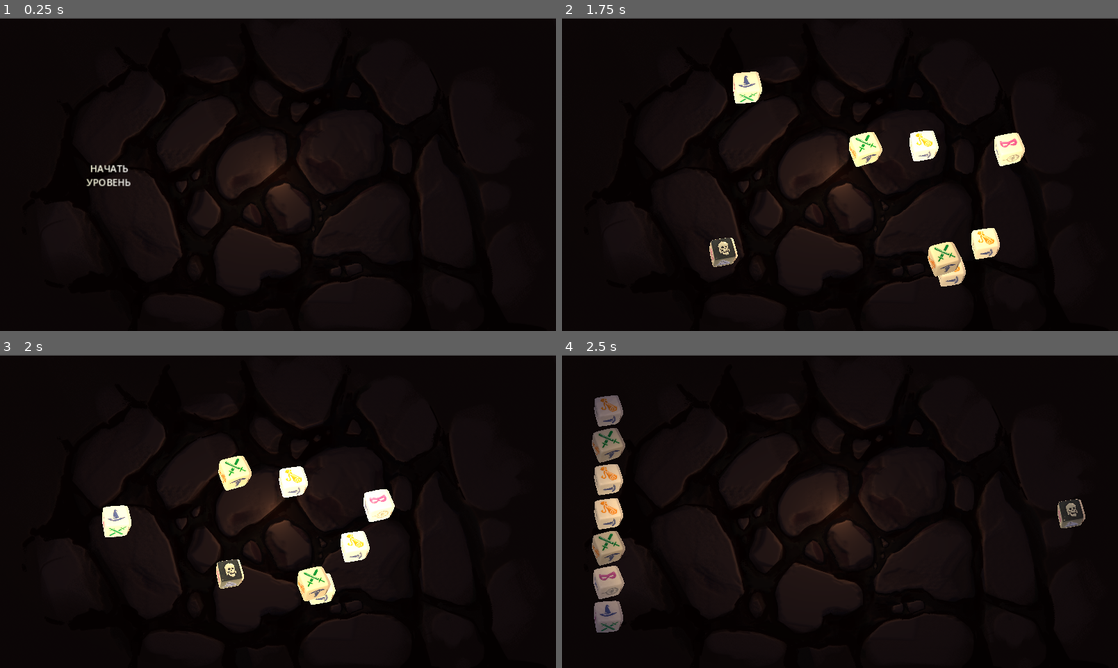
Above: before the commit, frames 1-4 (two rows, left to right).
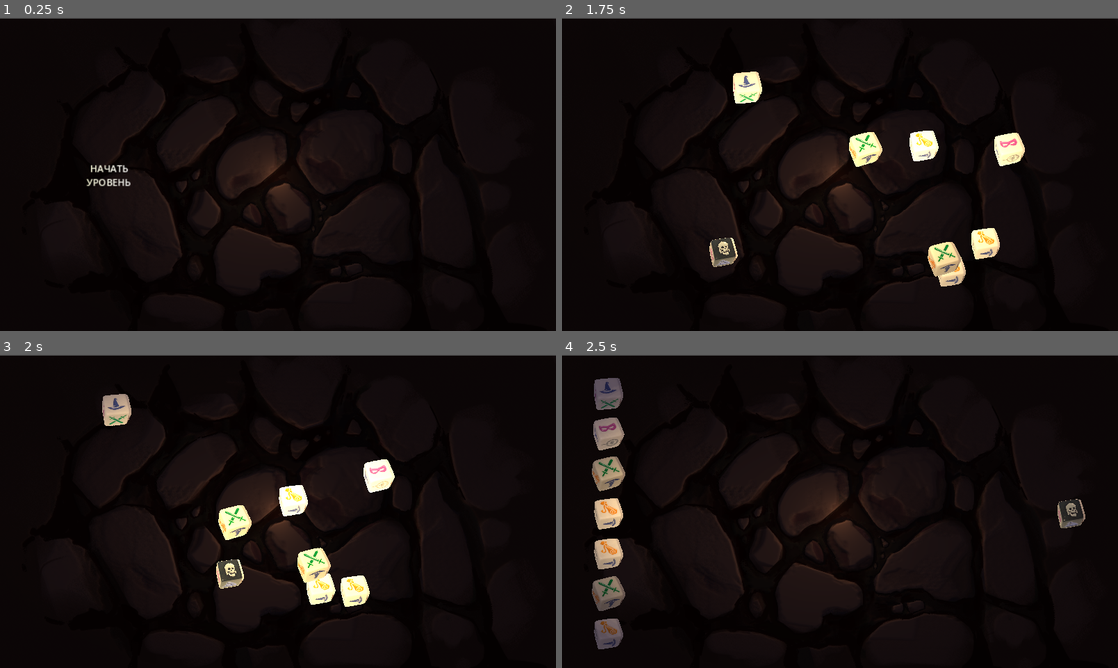
Above: after the commit, the same moments.

Repository: GladiolusBlue/Treasure_Chest
Game: Godot game, scene res://Scenes/Сцена для проверок рисования.tscn
Same seed, same stepped clock (60 frames per second), same inputs: the game is played once before the commit and once after it. The engine's default icon, where the game draws it, is replaced by a stand-in: a white triangle on a blue panel in a dark square.
Inputs:
- Up to frame 1 (0.25 s): no input
- Up to frame 2 (1.75 s): click "НАЧАТЬ УРОВЕНЬ" at 0.5 s
- Up to frame 3 (2 s): no input
- Up to frame 4 (2.5 s): no input

Frames 1-2 are identical in both runs. In frame 3, 5.1% of the frame differs, in the area x 18-71%, y 12-81%; in frame 4, 3.1%.

Commit message:
пофиксил множественное поражение врага

Diff:
--- a/Scenes/dice_enemi.tscn
+++ b/Scenes/dice_enemi.tscn
@@ -120,7 +120,7 @@
 
 
 # Called every frame. 'delta' is the elapsed time since the previous frame.
-#@warning_ignore(\"unused_parameter\")
+@warning_ignore(\"unused_parameter\")
 func _process(delta):
 	pass
 
--- a/Scenes/dice_player.tscn
+++ b/Scenes/dice_player.tscn
@@ -120,7 +120,7 @@
 
 
 # Called every frame. 'delta' is the elapsed time since the previous frame.
-#@warning_ignore(\"unused_parameter\")
+@warning_ignore(\"unused_parameter\")
 func _process(delta):
 	pass
 
--- a/Scripts/Main.gd
+++ b/Scripts/Main.gd
@@ -4,8 +4,7 @@
 #var cube = 0
 var nam_dc = 1 # количество черных кубиков
 #var b = 0
-var diff = start_pos/6*2
-const  start_pos = -600 # половина ширины расстановки кубиков игрока
+
 #var Dicename = []
 #var name_dice = 0
 var level = 1 # уровени подземелья
@@ -38,8 +37,8 @@
 	pass
 
 
-# функция рандомного разбрасывания кубиков по полю
-func rndbynoove(locatarr):
+
+func rndbynoove(locatarr):# функция рандомного разбрасывания кубиков по полю
 	var x = 0
 	var y = 0
 	var cubesize = 100
@@ -70,13 +69,14 @@
 	$"start level".visible = false
 	$"leave_level".visible = false
 	$Reroll.visible = false
+	const  start_pos = 700
 	enemi_arrey.clear()
 	pleer_arrey.clear()
 	pleer_batt_arrey.clear()
 	enemi_batt_arrey.clear()
 	var start_pos_p = start_pos
-
-	var start_pos_e = (level-1) * diff / 2
+	var diff = start_pos/3.0 # половина ширины расстановки кубиков игрока
+	var start_pos_e = (level-1) * diff/2
 	var locationscube: Array = [[0, 0]]
 	if level_started == 0:
 		cast_white(locationscube,start_pos_p,diff)
@@ -85,7 +85,7 @@
 		cast_dark(locationscube,start_pos_e,diff)
 
 
-func cast_white(locationscube,start_pos_p,diff):
+func cast_white(locationscube,start_pos_p,dif): #расчет броска белого кубика
 	for i in range($WhiteCubes.get_child_count()):
 			var Dices = $WhiteCubes.get_child(i)
 			var cube = Dices.get_child(0)
@@ -96,11 +96,11 @@
 			var m = -1350
 			Dices.visible = true
 			cube.fall_dice(x,y,m,n,i)
-			start_pos_p = start_pos_p-diff
+			start_pos_p = start_pos_p-dif
 			level_started = 1
 
 
-func cast_dark(locationscube,start_pos_e,diff):
+func cast_dark(locationscube,start_pos_e,dif): #расчет броска черного кубика
 	for i in range($DarkCubes.get_child_count()):
 			var Dices = $DarkCubes.get_child(i)
 			var cube = Dices.get_child(0)
@@ -113,7 +113,7 @@
 			if i < nam_dc:
 				Dices.visible = true
 				cube.fall_dice(x,y,m,n,i)
-				start_pos_e = start_pos_e-diff
+				start_pos_e = start_pos_e-dif
 
 
 @warning_ignore("unused_parameter")
@@ -131,9 +131,9 @@
 	level_started = 0
 	for i in range($WhiteCubes.get_child_count()):
 			var Dices = $WhiteCubes.get_child(i)
-			var cube = Dices.get_child(0)
+			#var cube = Dices.get_child(0)
 			Dices.visible = false
-	print(enemi_arrey)
+	#print(enemi_arrey)
 	pass # Replace with function body.
 
 
@@ -145,6 +145,7 @@
 
 
 func buttle(): # функция бой
+
 	var p = pleer_batt_arrey[0][0]
 	var Dices_p = $WhiteCubes.get_child(p)
 	Dices_p.visible = false
@@ -162,91 +163,162 @@
 		$"start level".visible = true
 		$Reroll.visible = false
 		level += 1
-		for i in range($WhiteCubes.get_child_count()):
+		for i in range($WhiteCubes.get_child_count()): #передаём оставшимся кубикам сброс
 			var Dices = $WhiteCubes.get_child(i)
 			var cube = Dices.get_child(0)
 			cube._on_button_pressed(1)
 		#print(e,"  ",p,"  ",enemi_batt_arrey,"  ",enemi_arrey,"  ",pleer_arrey,"  ",pleer_batt_arrey)
 	elif enemi_batt_arrey.size() > 0 and pleer_batt_arrey.size() == 0:
-		for i in range($DarkCubes.get_child_count()):
+		for i in range($DarkCubes.get_child_count()): #передаём оставшимся кубикам сброс
 			var Dices = $DarkCubes.get_child(i)
 			var cube = Dices.get_child(0)
 			cube._on_button_pressed(1)
 	elif pleer_batt_arrey.size() > 0:
 		buttle()
 	else:
+		print("ошибка боя")
 		pass
-
-func _on_reroll_pressed():
+	rol = 0
+
+func Checking_iden_enemi(_i,_name_p,_name_e,_xy): #проверка на одинаковых противников
+	var num = 0
+	if (_name_p == "Cleric" or _name_p == "Guardian") and _name_e == "Skeleton":
+		num = 0
+		for _namee in enemi_arrey:
+			if _namee[1] == "Skeleton":
+				pleer_batt_arrey.append([_i,_name_p,_xy])
+				enemi_batt_arrey.append([num,_name_e,_xy])
+				num += 1
+			else:
+				num += 1
+	elif (_name_p == "Magican" or _name_p == "Guardian") and _name_e == "Slime":
+		num = 0
+		for _namee in enemi_arrey:
+			if _namee[1] == "Slime":
+				pleer_batt_arrey.append([_i,_name_p,_xy])
+				enemi_batt_arrey.append([num,_name_e,_xy])
+				num += 1
+			else:
+				num += 1
+	elif (_name_p == "Warrior" or _name_p == "Guardian") and _name_e == "Goblin":
+		num = 0
+		for _namee in enemi_arrey:
+			if _namee[1] == "Goblin":
+				pleer_batt_arrey.append([_i,_name_p,_xy])
+				enemi_batt_arrey.append([num,_name_e,_xy])
+				num += 1
+			else:
+				num += 1
+	elif (_name_p == "Thief" or _name_p == "Guardian") and _name_e == "Chest":
+		num = 0
+		for _namee in enemi_arrey:
+			if _namee[1] == "Chest":
+				pleer_batt_arrey.append([_i,_name_p,_xy])
+				enemi_batt_arrey.append([num,_name_e,_xy])
+				num += 1
+			else:
+				num += 1
+	else:
+		pleer_batt_arrey.append([_i,_name_p,_xy])
+		#enemi_batt_arrey.append([_i,_name_e,_xy])
+	print (pleer_batt_arrey," ",enemi_batt_arrey)
+	#checking_battle()
+
+	#pass
+
+
+func _on_reroll_pressed(): # функция по нажатию кнопки перебросить
 	for i in pleer_batt_arrey:
 		var p = i[0]
-		var name = i[1]
+		var _name = i[1]
 		var Dices_p = $WhiteCubes.get_child(p)
 		var xy = i[2]
 		var n = xy[1]
 		var m = xy[0]
-		print(p," ",m," ",n," ",rol," ",)
+		#print(p," ",m," ",n," ",rol," ",)
 		var cube_p = Dices_p.get_child(0)
-		if name == "reroll":
+		if _name == "reroll":
 			Dices_p.visible = false
 		else :
-			cube_p.fall_dice(0,0,m,n,p)
+			cube_p.fall_dice(m,n,m,n,p)
 			cube_p._on_button_pressed(1)
 	for i in enemi_batt_arrey:
 		var e = i[0]
-		var name = i[1]
+		var _name = i[1]
 		var Dices_e = $DarkCubes.get_child(e)
 		var xy = i[2]
 		var n = xy[1]
 		var m = xy[0]
 		var cube_e = Dices_e.get_child(0)
-		if name == "Dragon":
+		if _name == "Dragon":
 			cube_e._on_button_pressed(1)
 			pass
 		else :
-			cube_e.fall_dice(0,0,m,n,e)
+			cube_e.fall_dice(m,n,m,n,e)
 			cube_e._on_button_pressed(1)
-	print(pleer_batt_arrey," ",enemi_batt_arrey," "," ",rol," ",)
+	#print(pleer_batt_arrey,"-",enemi_batt_arrey,"-","-",rol," ",)
 	enemi_batt_arrey.clear()
 	pleer_batt_arrey.clear()
 	$Reroll.visible = false
+	$battle.visible = false
 	rol = 0
 	pass # Replace with function body.
 
 
 var enemi_arrey : Array = []
-func next_e(i,name): # функция записи общего списка врагов
-	enemi_arrey.append([i,name])
+func next_e(i,_name): # функция записи общего списка врагов
+	enemi_arrey.append([i,_name])
 	#print("выпал враг","-",x,"-",y," ",enemi_arrey," ",level,nam_dc)
 
 
 var pleer_arrey: Array = []
-func next_p(i,name):# функция записи общего списка игроков
-	pleer_arrey.append([i,name])
+func next_p(i,_name):# функция записи общего списка игроков
+	pleer_arrey.append([i,_name])
 	#print("выпал игрок","-",x,"-",y)
+
 
 var rol = 0
 var pleer_batt_arrey: Array = []
-func next_clic_p(i,name,xy): # функция по нажатию на игрока
-	if name == "Scroll" and rol == 0:
+func next_clic_p(i,_name,xy): # функция по нажатию на игрока
+	if _name == "Scroll" and rol == 0:
 		pleer_batt_arrey.append([i,"reroll",xy])
 		$Reroll.visible = true
 		rol = 1
+	elif enemi_batt_arrey.size() > 0:# and pleer_batt_arrey.size() >= enemi_batt_arrey.size():
+		#pleer_batt_arrey.append([i,_name,xy])
+		var a = pleer_batt_arrey.size()
+		var b = a-1
+		var e_name = enemi_batt_arrey[b][1]
+		Checking_iden_enemi(i,_name,e_name,xy)
+		#print("test p",e_name,a)
 	else:
-		pleer_batt_arrey.append([i,name,xy])
+		pleer_batt_arrey.append([i,_name,xy])
 	checking_battle()
+
 	#print("нажат игрок","-",i,"-",name," ",xy)
 
 
 var enemi_batt_arrey: Array = []
-func next_clic_e(i,name,xy): # функция по нажатию на противника
-	enemi_batt_arrey.append([i,name,xy])
+func next_clic_e(i,_name,xy):
+	if _name == "Dragon" and rol == 0:
+		enemi_batt_arrey.append([i,"Draco",xy])
+		#$Reroll.visible = true
+		#rol = 1
+	#"elif pleer_batt_arrey.size() > 0:# and pleer_batt_arrey.size() <= enemi_batt_arrey.size():
+		#pleer_batt_arrey.append([i,_name,xy])
+		#var a = enemi_batt_arrey.size()
+		#var b = a-1
+		#var p_name = pleer_batt_arrey[b][1]
+		#Checking_iden_enemi(i,p_name,_name,xy)
+		#print(""test e"",p_name,a)"
+	else:# функция по нажатию на противника
+		enemi_batt_arrey.append([i,_name,xy])
 	checking_battle()
-	#print("нажат враг","-",x,"-",y,enemi_batt_arrey,pleer_batt_arrey)
-
-
-func checking_battle():
+	print("нажат враг","-","-",enemi_batt_arrey,pleer_batt_arrey)
+
+
+func checking_battle():#функция проверки боя
 	if enemi_batt_arrey.size() > 0 and pleer_batt_arrey.size() > 0:
-		$battle.visible = true #функция проверки боя
+		$battle.visible = true
 
 	pass
